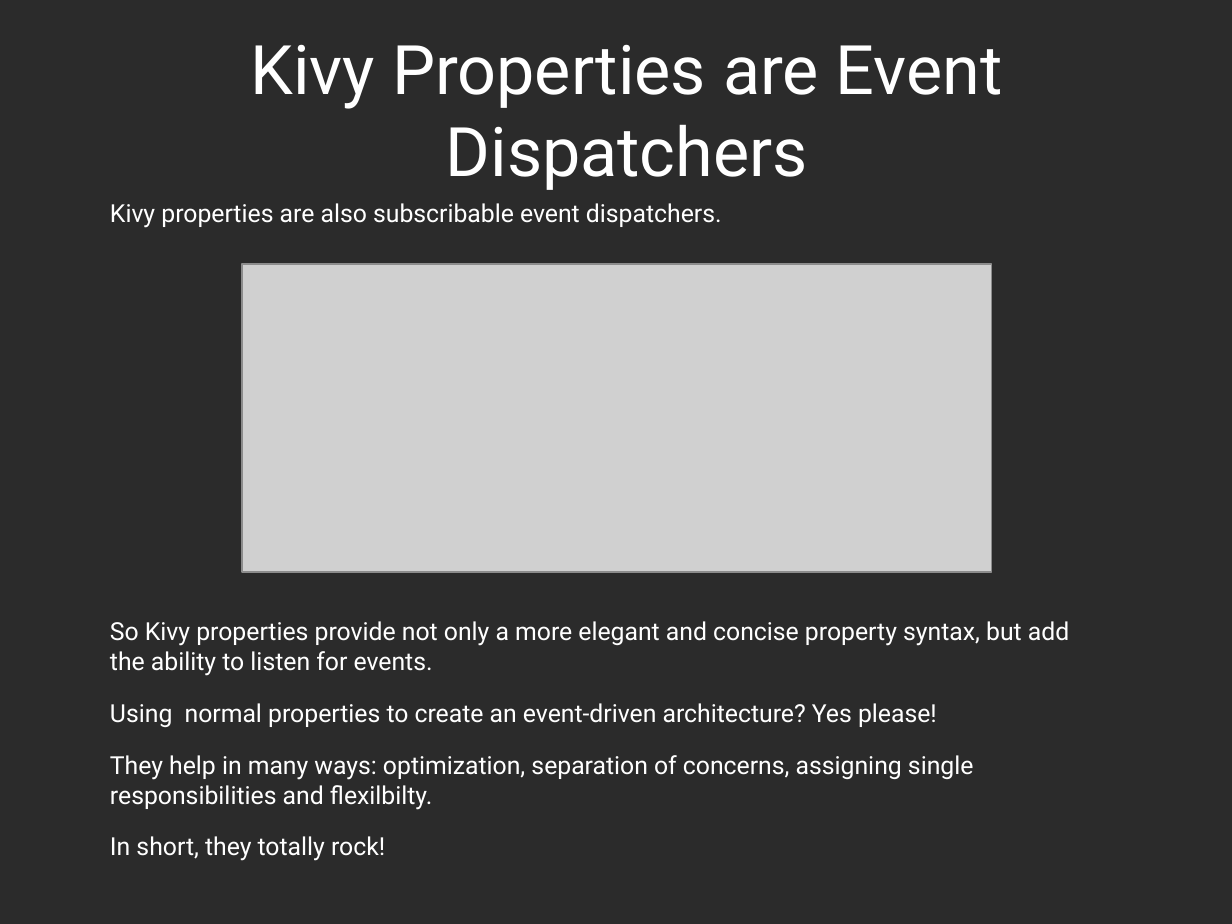
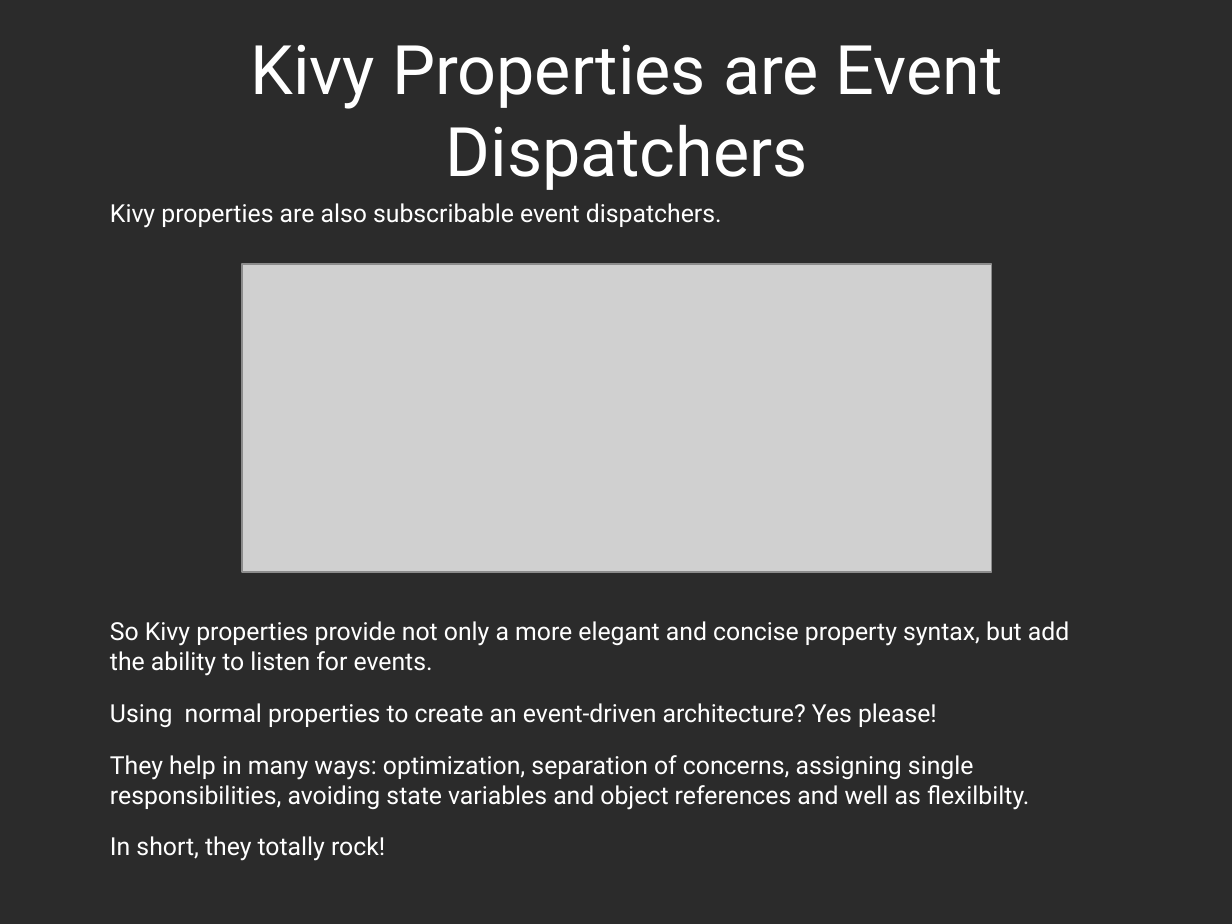
Before and after one commit to Zen-CODE/kivybits, a slide deck: slide 20 of PyCon/ZA 2013/PyCon.odp (slide 18 before the commit). Drawn at 1232x924 pixels with LibreOffice and Linux fonts; fonts in the diff are those of the drawing; grey boxes stand for pictures; background and template pictures are left out; a plain dark background stands for a picture behind light text. Boxes give left, top, right and bottom in pixels: in the first picture for what was removed or moved away, otherwise in the second. Text is boxed around its words. In the diff, an @@ line names an element or a change of style, - is before the commit and + after.

```diff
--- a/PyCon/ZA 2013/PyCon.odp
+++ b/PyCon/ZA 2013/PyCon.odp
@@ text at (110,755,1029,810): text changed @@
-They help in many ways: optimization, separation of concerns, assigning single responsibilities and flexilbilty.
+They help in many ways: optimization, separation of concerns, assigning single responsibilities, avoiding state variables and object references and well as flexilbilty.
```
Also in this commit, not shown: 24 other slides changed, 4 slides added, 3 slides removed, 1 other file.
